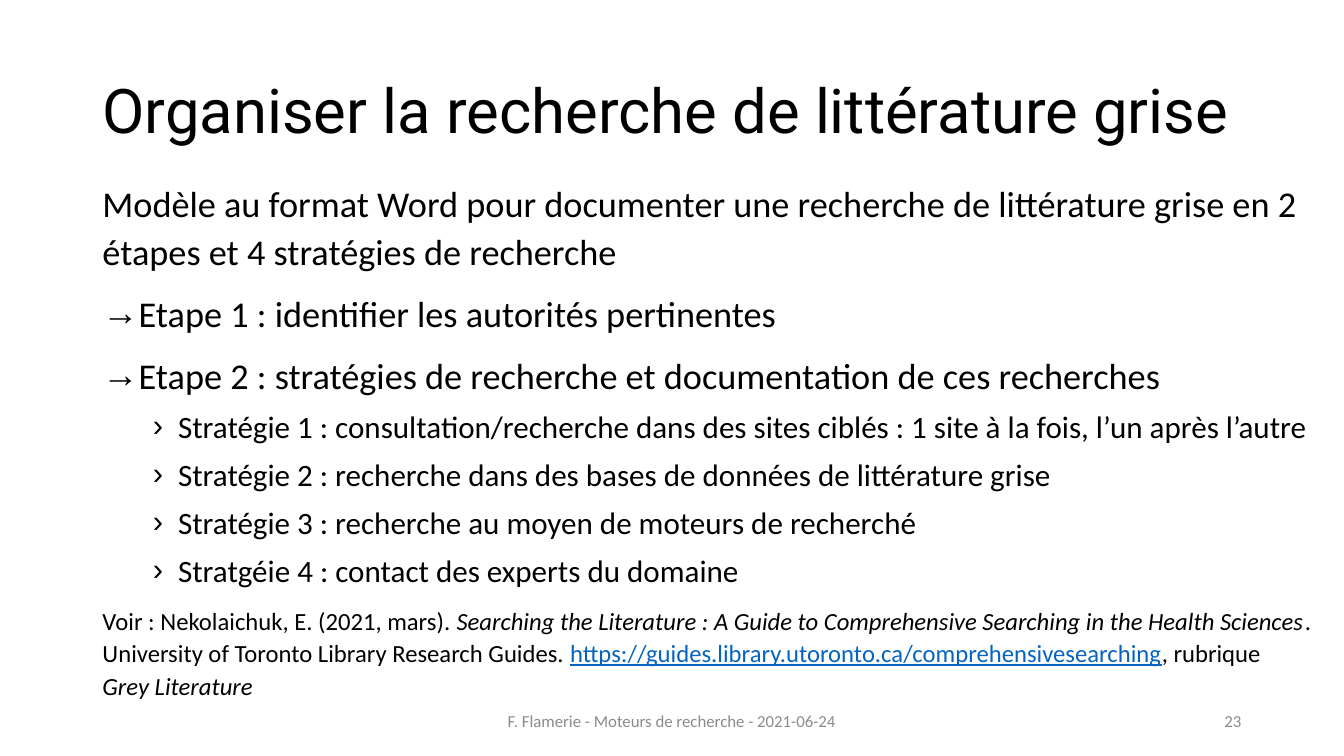
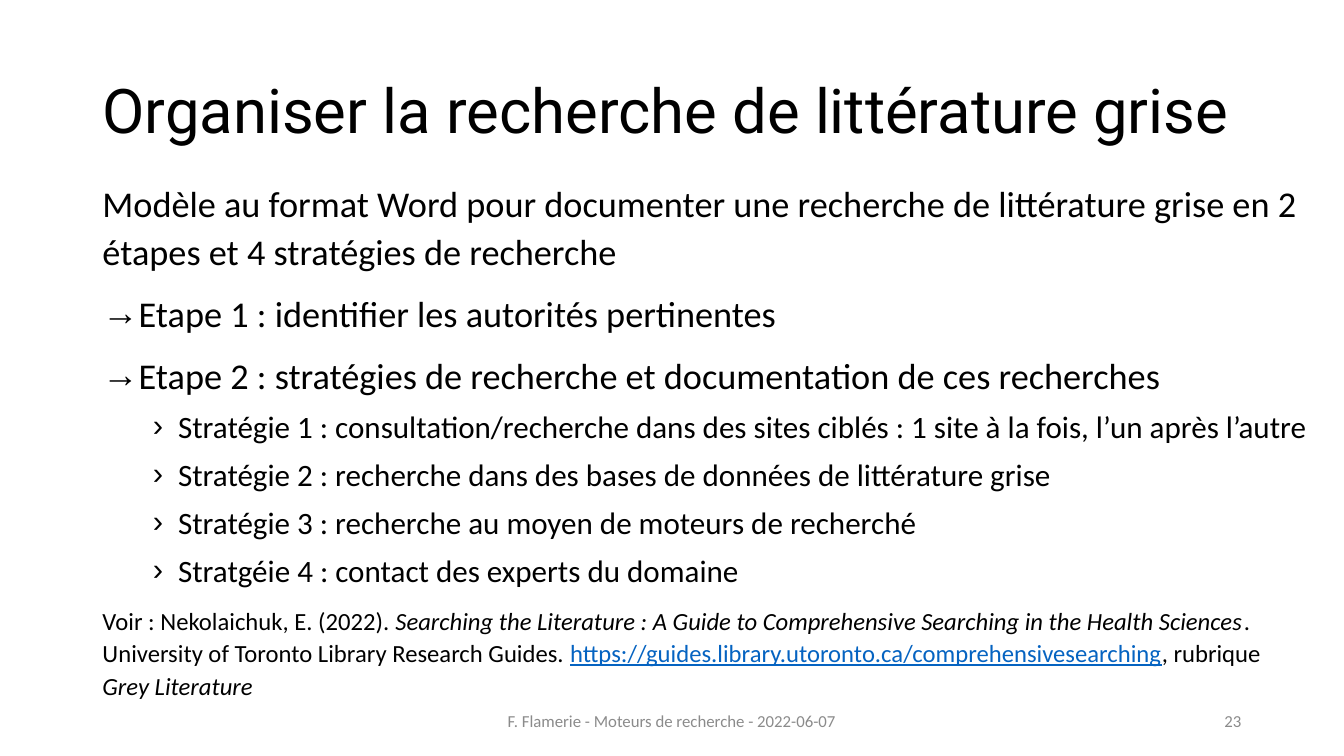
Before and after one commit to fflamerie/formbiblio, a slide deck: slide 23 of docs/module1-3_moteurs_recherche.pptx. Drawn at 1344x756 pixels with LibreOffice and Linux fonts; fonts in the diff are those of the drawing. Boxes give left, top, right and bottom in pixels: in the first picture for what was removed or moved away, otherwise in the second. Text is boxed around its words. In the diff, an @@ line names an element or a change of style, - is before the commit and + after.

```diff
--- a/docs/module1-3_moteurs_recherche.pptx
+++ b/docs/module1-3_moteurs_recherche.pptx
@@ text at (102, 612, 1261, 699): text changed @@
-Voir : Nekolaichuk, E. (2021, mars). Searching the Literature : A Guide to Comprehensive Searching in the Health Sciences. University of Toronto Library Research Guides. https://guides.library.utoronto.ca/comprehensivesearching, rubrique Grey Literature
+Voir : Nekolaichuk, E. (2022). Searching the Literature : A Guide to Comprehensive Searching in the Health Sciences. University of Toronto Library Research Guides. https://guides.library.utoronto.ca/comprehensivesearching, rubrique Grey Literature
@@ text at (508, 715, 835, 727): text changed @@
-F. Flamerie - Moteurs de recherche - 2021-06-24
+F. Flamerie - Moteurs de recherche - 2022-06-07
```
Also in this commit, not shown: 28 other slides changed, 5 slides added, 1 slide removed, 15 other files.
